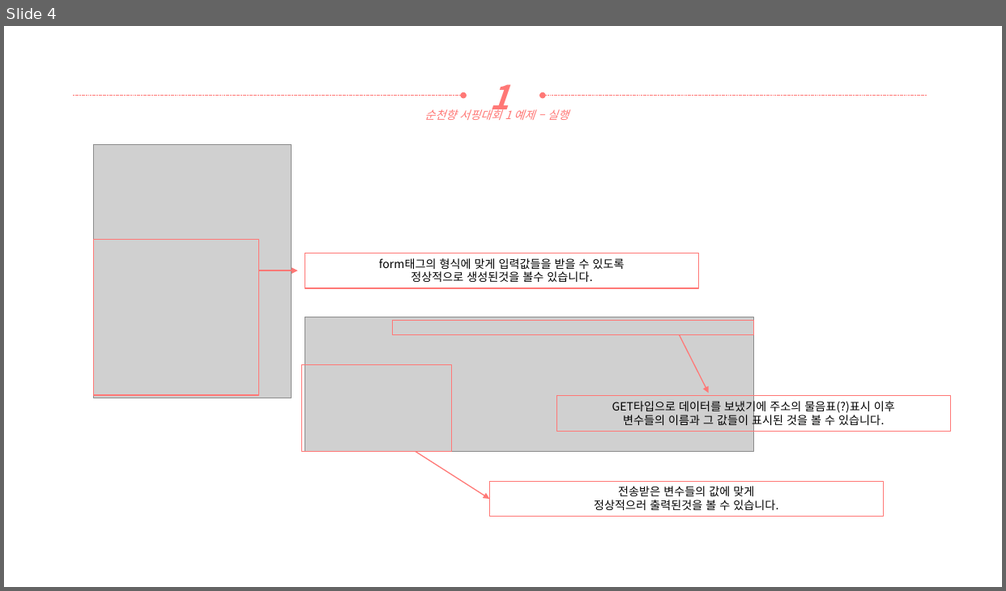
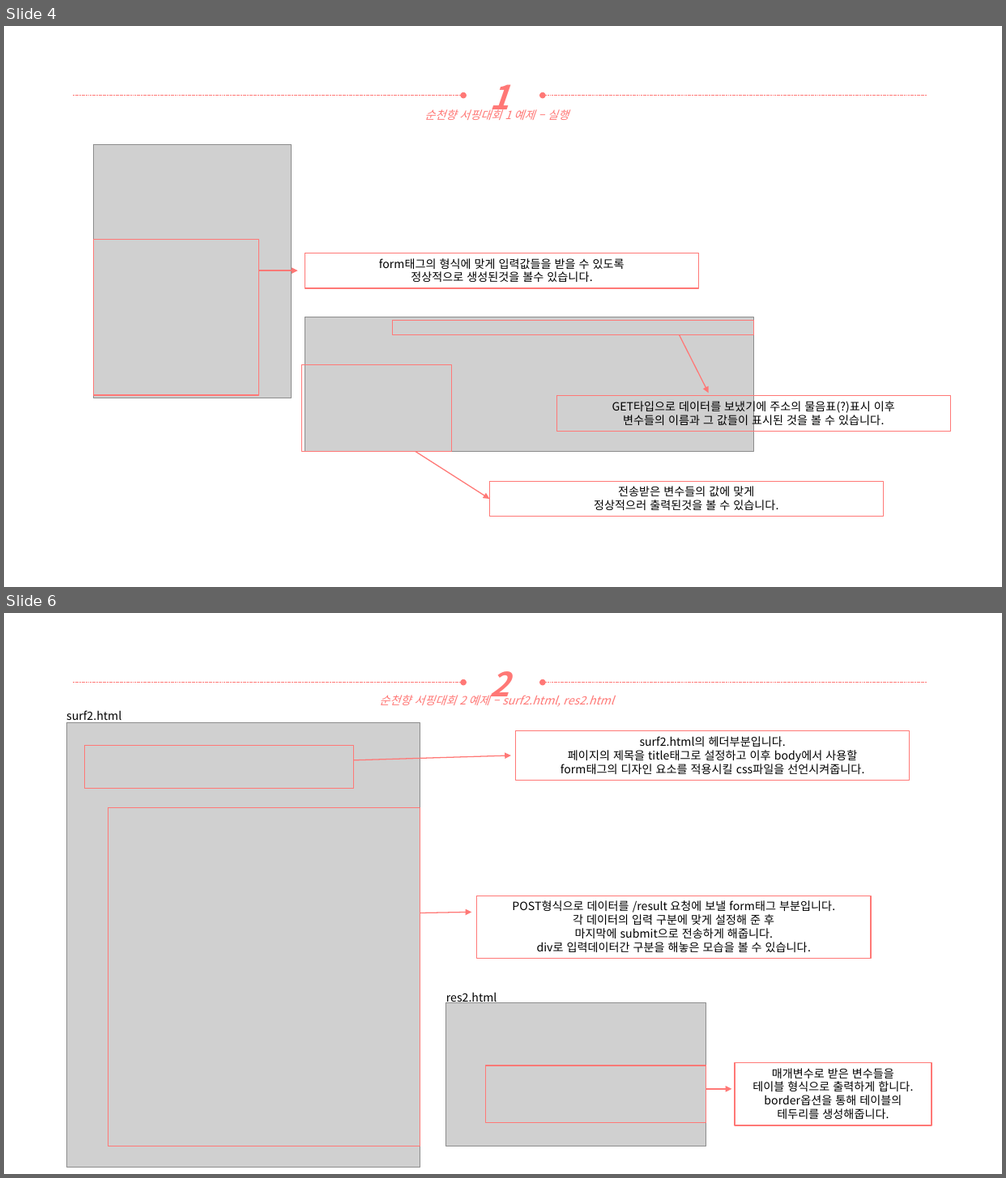
Before and after one commit to yooatom2200/Programing_Base_2, a slide deck: 6장/20164091-송희령-6주차 과제.pptx. Shown one above the other, each under a label of ours: slide 4 before the commit, slides 4 and 6 after it; the slides between them are not shown. The pictures are 1006x591 and 1006x1178 pixels, drawn with LibreOffice and Linux fonts; fonts in the diff are those of the drawing; grey boxes stand for pictures. Boxes give left, top, right and bottom in pixels: in the first picture for what was removed or moved away, otherwise in the second. Text is boxed around its words. In the diff, an @@ line names an element or a change of style, - is before the commit and + after.

Commit message:
실행예제 2 완성

```diff
--- a/6장/20164091-송희령-6주차 과제.pptx
+++ b/6장/20164091-송희령-6주차 과제.pptx
@@ slide 6 added at (4, 613, 1002, 1174), background #FFFFFF @@
@@ arrow added from (73, 683) to (463, 683), #FF7876 0.5 pt dashed @@
@@ text added at (490, 671, 509, 705), 32 pt, text #FF7876, bold, italic @@
+2
@@ arrow added from (927, 683) to (543, 683), #FF7876 0.5 pt dashed @@
@@ text added at (379, 692, 614, 707), 11 pt, text #FF7876, italic @@
+순천향 서핑대회 2 예제 – surf2.html, res2.html
@@ picture added at (66, 723, 420, 1168) @@
@@ text added at (66, 710, 121, 723), 11 pt, text #000000 @@
+surf2.html
@@ rectangle added at (516, 731, 910, 781), outline #FF7876 1 pt, 11 pt, text #000000 @@
+surf2.html의 헤더부분입니다.
+페이지의 제목을 title태그로 설정하고 이후 body에서 사용할
+form태그의 디자인 요소를 적용시킬 css파일을 선언시켜줍니다.
@@ rectangle added at (84, 746, 354, 789), outline #FF7876 1 pt @@
@@ arrow added from (354, 760) to (511, 756), #FF7876 1 pt @@
@@ rectangle added at (108, 807, 420, 1146), outline #FF7876 1 pt @@
@@ rectangle added at (477, 896, 871, 959), outline #FF7876 1 pt, 11 pt, text #000000 @@
+POST형식으로 데이터를 /result 요청에 보낼 form태그 부분입니다.
+각 데이터의 입력 구분에 맞게 설정해 준 후
+마지막에 submit으로 전송하게 해줍니다.
+div로 입력데이터간 구분을 해놓은 모습을 볼 수 있습니다.
@@ arrow added from (420, 914) to (472, 913), #FF7876 1 pt @@
@@ text added at (446, 992, 497, 1005), 11 pt, text #000000 @@
+res2.html
@@ picture added at (445, 1003, 705, 1146) @@
@@ rectangle added at (485, 1066, 705, 1123), outline #FF7876 1 pt @@
@@ rectangle added at (735, 1063, 931, 1126), outline #FF7876 1 pt, 11 pt, text #000000 @@
+매개변수로 받은 변수들을
+테이블 형식으로 출력하게 합니다.
+border옵션을 통해 테이블의
+테두리를 생성해줍니다.
@@ arrow added from (706, 1089) to (731, 1089), #FF7876 1 pt @@
```
Also in this commit, not shown: 1 slide changed, 4 other slides added, 5 other files.
